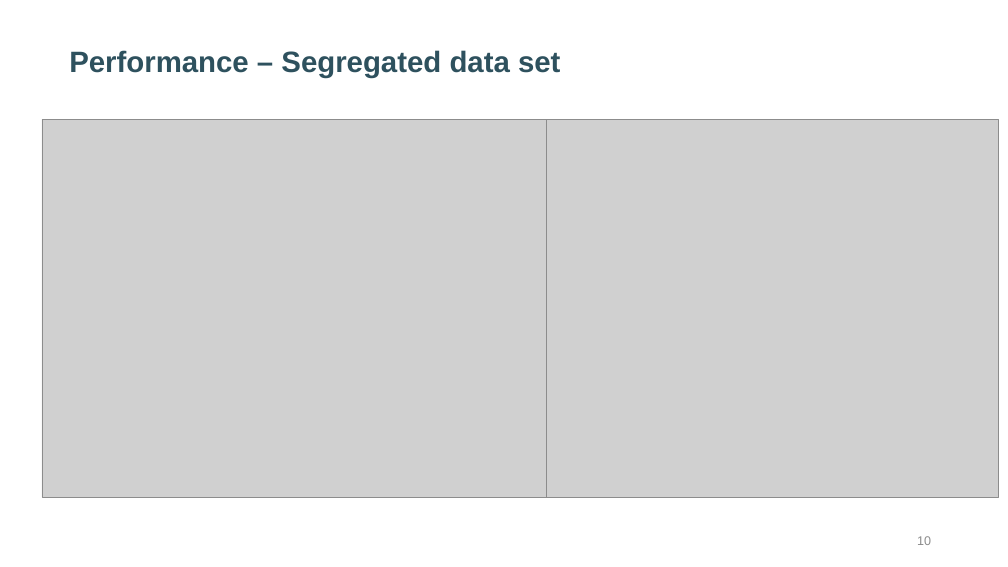
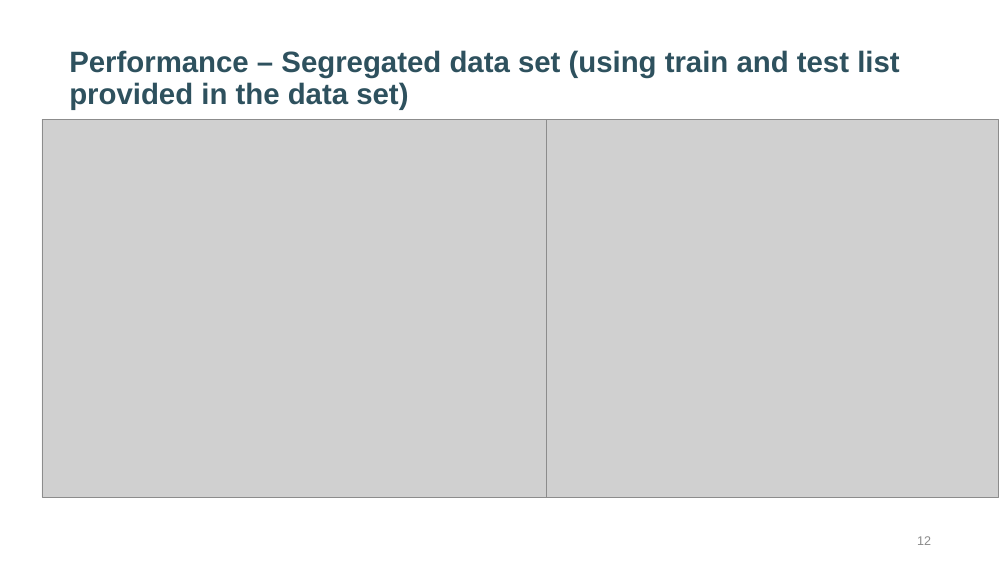
Before and after one commit to karthik111/video_anomaly_detection, a slide deck: slide 12 of docs/Video Anomaly Detection – Design Notes v5.pptx (slide 10 before the commit). Drawn at 1008x567 pixels with LibreOffice and Linux fonts; fonts in the diff are those of the drawing; grey boxes stand for pictures. Boxes give left, top, right and bottom in pixels: in the first picture for what was removed or moved away, otherwise in the second. Text is boxed around its words. In the diff, an @@ line names an element or a change of style, - is before the commit and + after.

```diff
--- a/docs/Video Anomaly Detection – Design Notes v5.pptx
+++ b/docs/Video Anomaly Detection – Design Notes v5.pptx
@@ title at box(69, 50, 899, 109): text changed @@
-Performance – Segregated data set
+Performance – Segregated data set (using train and test list provided in the data set)
@@ page number at box(917, 536, 931, 545): text changed @@
-10
+12
```
Also in this commit, not shown: 3 other slides changed, 8 slides added, 9 other files.
